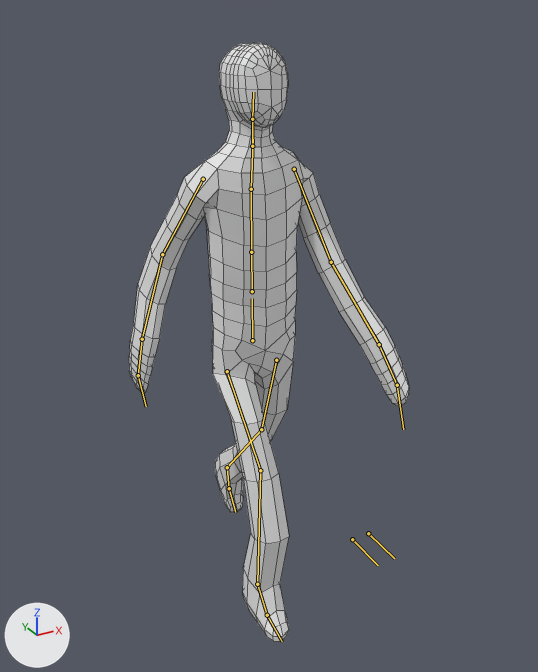
A saved change to the FBX model Unity/WatcherUnity/Assets/Blender Objects/Character.fbx.
Both versions are drawn from a 50 mm lens placed at (-2.12, -4.16, 3.98), pointed at (0.11, -0.1, 1.95). The lights are fixed; the arrows at lower left show +X, +Y and +Z. Both versions are drawn at frame 4 of the action 'PlayerWalk'; the numbers are the values there. The bones that bend it are drawn over the model as lines. Mesh edges are drawn as thin lines.

Names of what the first picture shows: 'Character'.
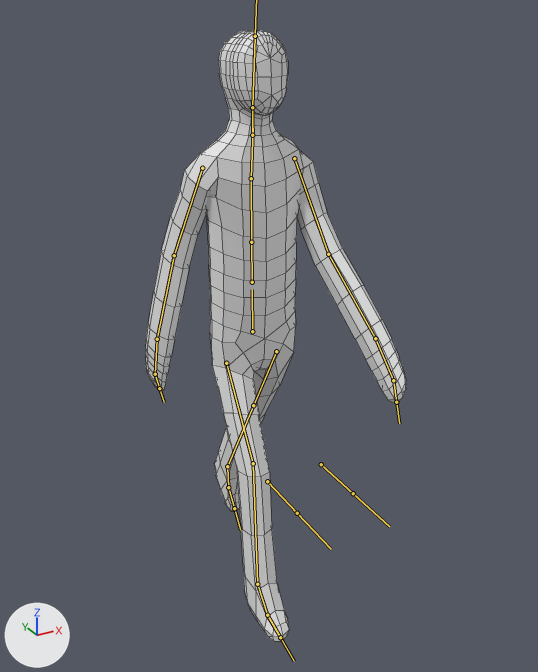
What changed in the scene script:
```text
Change bone_hips:
    where bone_hips = bpy.data.objects['Armature'].pose.bones['Hips']
    bone_hips.location: (0.0, -0.77, 0.41) -> (0.0, -0.5, 0.41)
Change bone_upperarm_l:
    where bone_upperarm_l = bpy.data.objects['Armature'].pose.bones['UpperArm.L']  # child of 'UpperChest'
    bone_upperarm_l.rotation_quaternion: (0.8, -0.569, -0.143, -0.124) -> (0.757, -0.605, -0.186, -0.162)  # degrees (-70, -22, -2) -> degrees (-77, -29, -1)
Change bone_upperarm_r:
    where bone_upperarm_r = bpy.data.objects['Armature'].pose.bones['UpperArm.R']  # child of 'UpperChest'
    bone_upperarm_r.rotation_quaternion: (0.794, 0.549, -0.201, 0.17) -> (0.787, 0.589, -0.139, 0.118)  # degrees (68, -30, 3) -> degrees (73, -21, 1)
Change bone_lowerarm_r:
    where bone_lowerarm_r = bpy.data.objects['Armature'].pose.bones['LowerArm.R']  # child of 'UpperArm.R'
    bone_lowerarm_r.rotation_quaternion: (0.978, 0.0, 0.054, -0.201) -> (0.995, 0.0, 0.027, -0.101)  # degrees (-1, 6, -23) -> degrees (0, 3, -12)
Change bone_upperleg_l:
    where bone_upperleg_l = bpy.data.objects['Armature'].pose.bones['UpperLeg.L']  # child of 'Hips'
    bone_upperleg_l.rotation_quaternion: (0.984, -0.034, 0.049, 0.17) -> (0.958, -0.016, 0.005, 0.286)  # degrees (-3, 6, 19) -> degrees (-2, 1, 33)
Change bone_lowerleg_l:
    where bone_lowerleg_l = bpy.data.objects['Armature'].pose.bones['LowerLeg.L']  # child of 'UpperLeg.L'
    bone_lowerleg_l.rotation_quaternion: (0.984, 0.178, 0.013, 0.024) -> (0.999, -0.039, 0.004, 0.006)  # degrees (21, 1, 3) -> degrees (-5, 1, 1)
Change bone_foot_l:
    where bone_foot_l = bpy.data.objects['Armature'].pose.bones['Foot.L']  # child of 'LowerLeg.L'
    bone_foot_l.rotation_quaternion: (0.998, -0.004, 0.0, 0.058) -> (0.992, -0.126, 0.0, 0.023)  # degrees (0, 0, 7) -> degrees (-15, 0, 3)
Change bone_upperleg_r:
    where bone_upperleg_r = bpy.data.objects['Armature'].pose.bones['UpperLeg.R']  # child of 'Hips'
    bone_upperleg_r.rotation_quaternion: (0.95, 0.017, -0.044, -0.309) -> (0.973, 0.037, 0.031, -0.224)  # degrees (3, -4, -36) -> degrees (3, 4, -26)
Change bone_lowerleg_r:
    where bone_lowerleg_r = bpy.data.objects['Armature'].pose.bones['LowerLeg.R']  # child of 'UpperLeg.R'
    bone_lowerleg_r.rotation_quaternion: (0.95, 0.309, -0.015, -0.043) -> (0.984, 0.178, 0.001, 0.012)  # degrees (36, 0, -5) -> degrees (21, 0, 1)
Change bone_foot_r:
    where bone_foot_r = bpy.data.objects['Armature'].pose.bones['Foot.R']  # child of 'LowerLeg.R'
    bone_foot_r.rotation_quaternion: (0.999, -0.024, 0.0, -0.027) -> (0.996, -0.074, -0.002, 0.041)  # degrees (-3, 0, -3) -> degrees (-9, 0, 5)
```

Boxes (x1, y1, x2, y2) around the edits, measured in the pictures (538 x 672 px):
'Character', posed (7% narrower): before (129, 43, 409, 642); after (146, 30, 406, 641)
bone 'Hips', root to tip: before (252, 340) to (252, 298); after (252, 331) to (252, 289)
bone 'UpperArm.L', root to tip: before (294, 169) to (331, 262); after (294, 158) to (328, 254)
bone 'UpperArm.R', root to tip: before (203, 179) to (162, 254); after (202, 168) to (174, 255)
bone 'LowerArm.R', root to tip: before (162, 254) to (142, 339); after (174, 255) to (157, 339)
bone 'UpperLeg.L', root to tip: before (276, 360) to (261, 429); after (276, 351) to (253, 405)
bone 'LowerLeg.L', root to tip: before (261, 429) to (227, 467); after (253, 405) to (227, 466)
bone 'Foot.L', root to tip: before (227, 467) to (229, 488); after (227, 466) to (228, 487)
bone 'UpperLeg.R', root to tip: before (227, 371) to (260, 470); after (226, 363) to (253, 463)
bone 'LowerLeg.R', root to tip: before (260, 470) to (257, 584); after (253, 463) to (257, 584)
